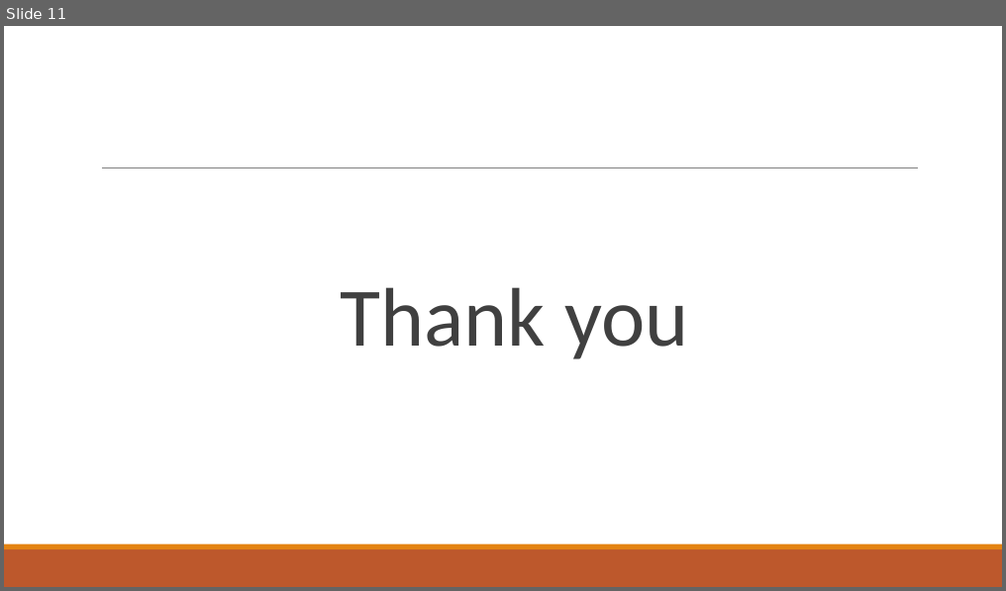
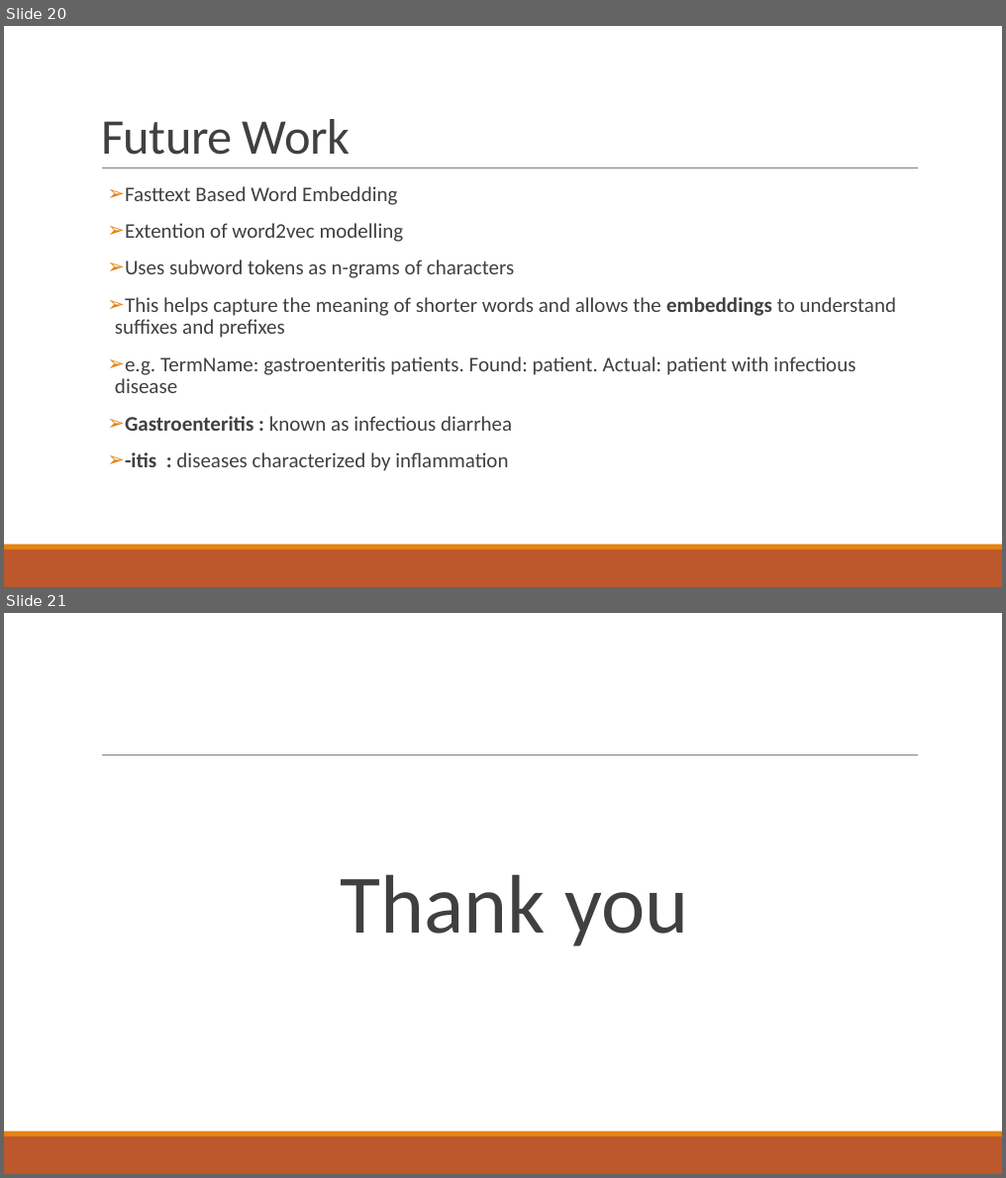
Before and after one commit to abdullahyldz/Cmpe493TermProject, a slide deck: Presentation/Final Presentation/Final Presentation.pptx. Shown one above the other, each under a label of ours: slide 11 before the commit, slides 20 and 21 after it. The pictures are 1006x591 and 1006x1178 pixels, drawn with LibreOffice and Linux fonts; fonts in the diff are those of the drawing. Boxes give left, top, right and bottom in pixels: in the first picture for what was removed or moved away, otherwise in the second. Text is boxed around its words. In the diff, an @@ line names an element or a change of style, - is before the commit and + after.

```diff
--- a/Presentation/Final Presentation/Final Presentation.pptx
+++ b/Presentation/Final Presentation/Final Presentation.pptx
@@ slide 20 added at [4,26,1002,587], background #FFFFFF; not listed: 3 template elements that a slide beside it also shows @@
@@ title added at [101,119,350,155], 48 pt, text #404040 @@
+Future Work
@@ text added at [115,186,896,472], 20 pt, text #404040 @@
+➢ Fasttext Based Word Embedding
+➢ Extention of word2vec modelling
+➢ Uses subword tokens as n-grams of characters
+➢ This helps capture the meaning of shorter words and allows the embeddings to understand suffixes and prefixes
+➢ e.g. TermName: gastroenteritis patients. Found: patient. Actual: patient with infectious disease
+➢ Gastroenteritis : known as infectious diarrhea
+➢ -itis : diseases characterized by inflammation
@@ what was slide 11 is now slide 21 @@
```
Also in this commit, not shown: 4 slides changed, 13 other slides added, 4 slides removed.
